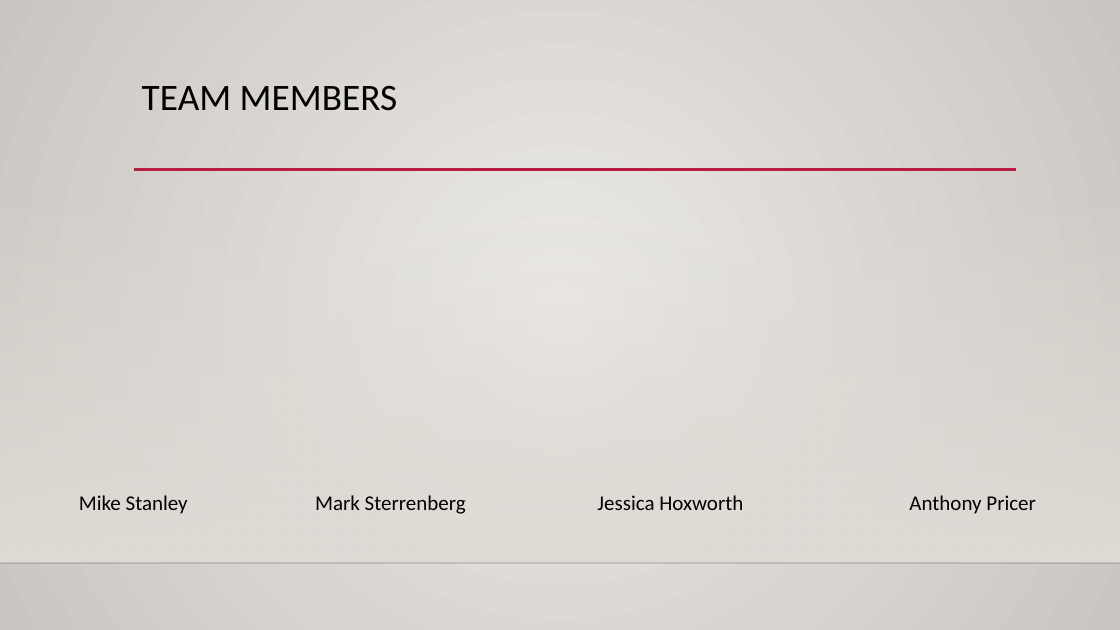
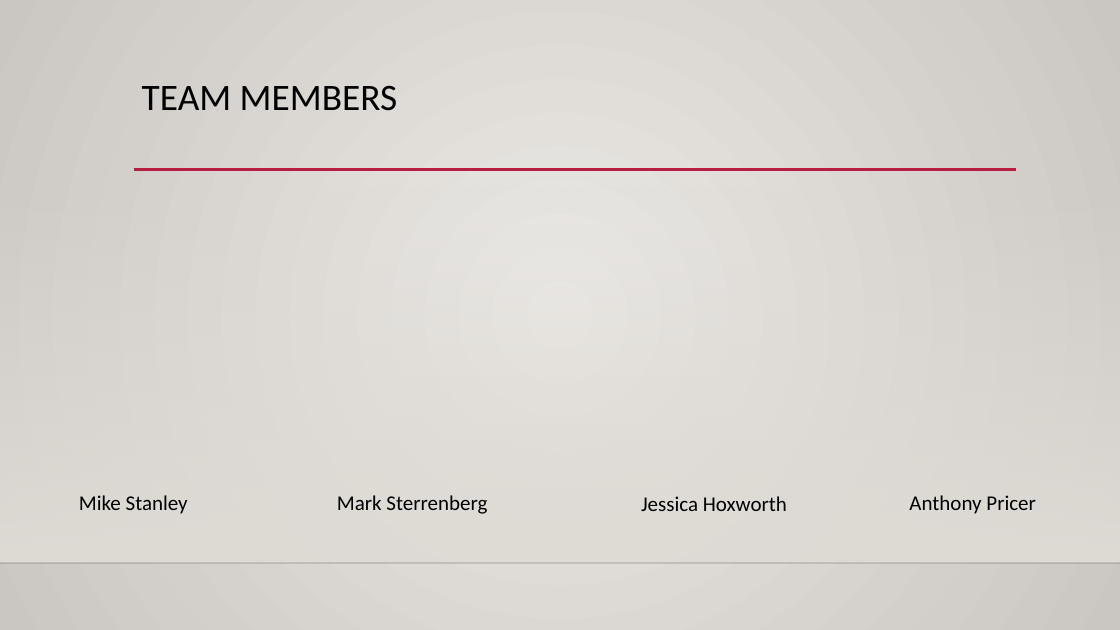
Before and after one commit to MR-Stan/Look-Out, a slide deck: slide 3 of Project2_Presentation_Material.pptx. Drawn at 1120x630 pixels with LibreOffice and Linux fonts; fonts in the diff are those of the drawing; background and template pictures are left out. Boxes give left, top, right and bottom in pixels: in the first picture for what was removed or moved away, otherwise in the second. Text is boxed around its words. In the diff, an @@ line names an element or a change of style, - is before the commit and + after.

Commit message:
Adding the up-to-date powerpoint presentation. All that remains is the pictures of each of the team members and potentially some more future enhancements

```diff
--- a/Project2_Presentation_Material.pptx
+++ b/Project2_Presentation_Material.pptx
@@ text "Mark Sterrenberg" moved from (x1=315, y1=495, x2=466, y2=514) to (x1=337, y1=495, x2=487, y2=514) @@
@@ text "Jessica Hoxworth" moved from (x1=597, y1=495, x2=743, y2=510) to (x1=641, y1=496, x2=787, y2=511) @@
```
Also in this commit, not shown: 1 other slide changed, 4 slides added, 3 slides removed.
